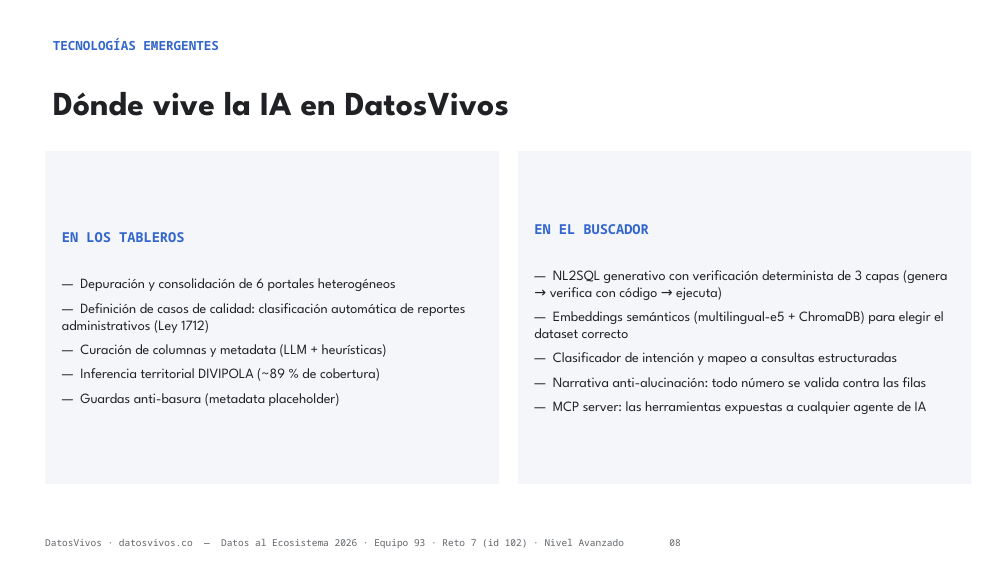
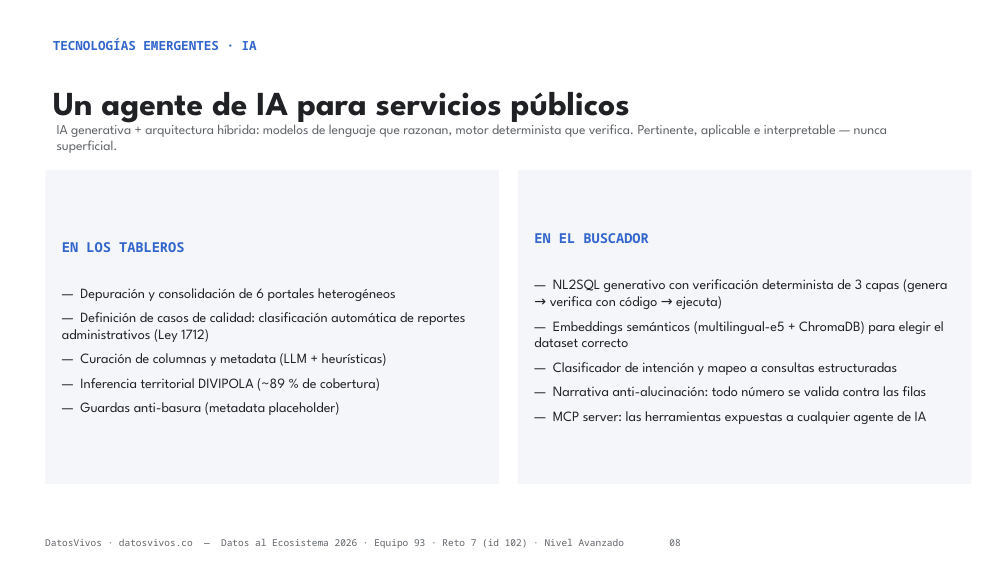
Before and after one commit to jsricop/DatosVivos, a slide deck: slide 8 of recursos/presentacion.pptx. Drawn at 1008x567 pixels with LibreOffice and Linux fonts; fonts in the diff are those of the drawing. Boxes give left, top, right and bottom in pixels: in the first picture for what was removed or moved away, otherwise in the second. Text is boxed around its words. In the diff, an @@ line names an element or a change of style, - is before the commit and + after.

```diff
--- a/recursos/presentacion.pptx
+++ b/recursos/presentacion.pptx
@@ text at [53,38,630,126]: text changed @@
-TECNOLOGÍAS EMERGENTES
-Dónde vive la IA en DatosVivos
+TECNOLOGÍAS EMERGENTES · IA
+Un agente de IA para servicios públicos
@@ text added at [57,121,888,153], 13 pt, text #5F6368 @@
+IA generativa + arquitectura híbrida: modelos de lenguaje que razonan, motor determinista que verifica. Pertinente, aplicable e interpretable — nunca superficial.
@@ rectangle "EN LOS TABLEROS": place and size @@
-rectangle "EN LOS TABLEROS" at [45,151,499,484]
+rectangle "EN LOS TABLEROS" at [45,170,499,484]
@@ rectangle "EN EL BUSCADOR": place and size @@
-rectangle "EN EL BUSCADOR" at [518,151,972,484]
+rectangle "EN EL BUSCADOR" at [518,170,972,484]
```
Also in this commit, not shown: 10 other slides changed, 1 slide added, 7 other files.
